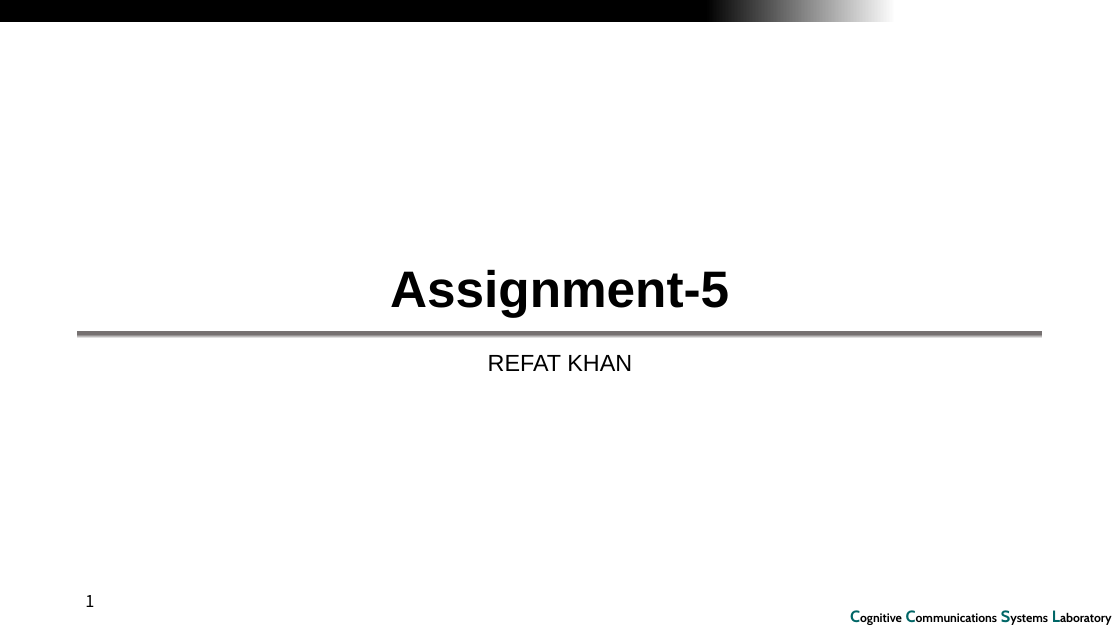
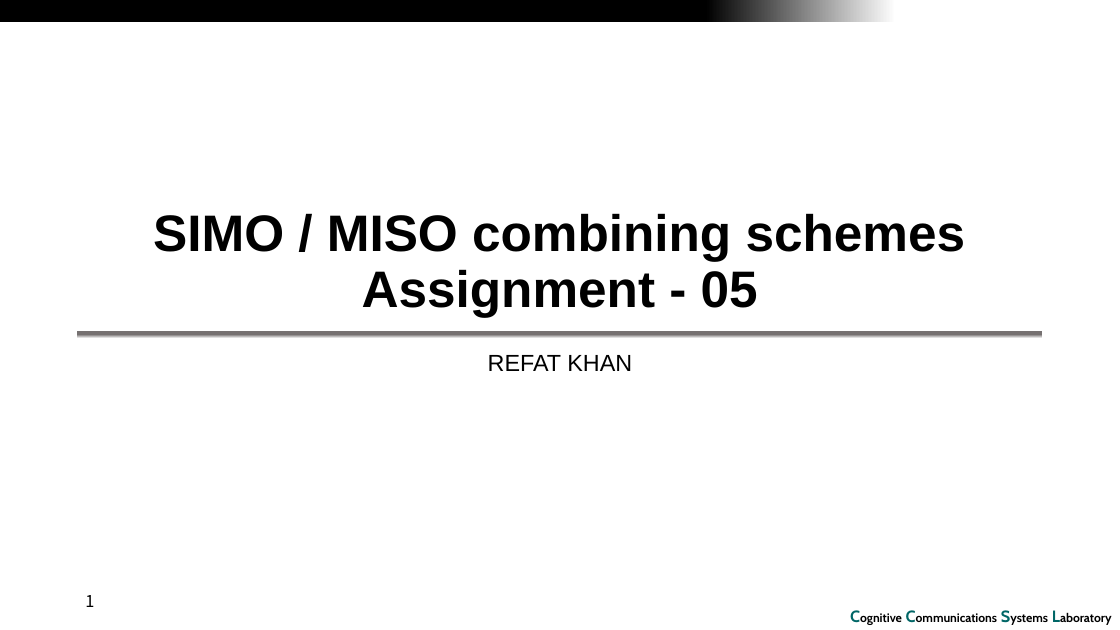
Before and after one commit to RefatHanbat/Presentation-of-SDM, a slide deck: slide 1 of assignment-5.pptx. Drawn at 1120x630 pixels with LibreOffice and Linux fonts; fonts in the diff are those of the drawing; background and template pictures are left out. Boxes give left, top, right and bottom in pixels: in the first picture for what was removed or moved away, otherwise in the second. Text is boxed around its words. In the diff, an @@ line names an element or a change of style, - is before the commit and + after.

```diff
--- a/assignment-5.pptx
+++ b/assignment-5.pptx
@@ title at bbox=[153, 213, 966, 317]: text changed @@
-Assignment-5
+SIMO / MISO combining schemes
+Assignment - 05
```
Also in this commit, not shown: 15 other slides changed, 34 slides added, 3 slides removed, 5 other files.
